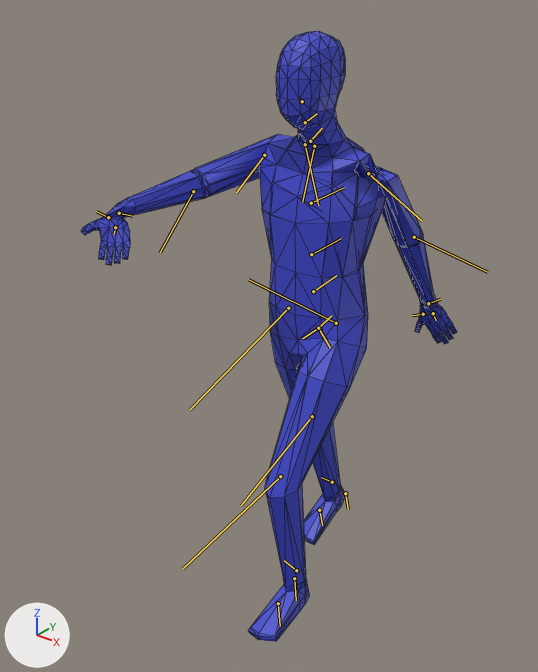
The FBX model DirectX/Resources/Fbx/player/player.fbx, before and after one commit.
One viewpoint serves both versions: a 50 mm lens placed at (1.32, -1.911, 1.917), pointed at (-0.052, -0.196, 0.854). Lighting does not change. The marker at lower left points along +X, +Y and +Z. Both versions are drawn at frame 40 of the action 'Run.001'; the numbers are the values there. The bones that bend it are drawn over the model as lines. Mesh edges are drawn as thin lines.

In view in the first picture: 'BaseHuman'.
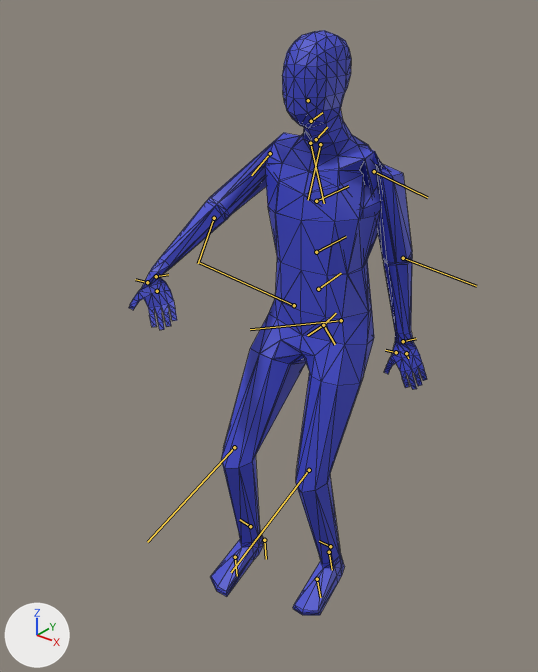
The change in detail:
Bone 'spine' (bone_spine) moves from (0.0, -0.083, -0.175) to (0.0, -0.055, -0.182).
Bone 'upper_arm.L' (bone_upper_arm_l) turns from (70, -35, 129) to (72, -37, 107) degrees about its own x, y and z.
Bone 'upper_arm.R' (bone_upper_arm_r) turns from (86, -42, 0) to (87, -38, -24) degrees about its own x, y and z.
Bone 'thigh.L' (bone_thigh_l) turns from (-29, 0, 0) to (-14, 0, -4) degrees about its own x, y and z.
Bone 'shin.L' (bone_shin_l) turns from (33, 1, 3) to (26, 2, 3) degrees about its own x, y and z.
Bone 'thigh.R' (bone_thigh_r) turns from (21, 1, -1) to (-28, -3, 2) degrees about its own x, y and z.
Bone 'shin.R' (bone_shin_r) turns from (-4, -1, 3) to (37, 2, -5) degrees about its own x, y and z.

What differs and where, as boxes [x1, y1, x2, y2] in the pictures (538 x 672 px):
'BaseHuman', posed (21% narrower): before [81, 31, 457, 642]; after [129, 30, 427, 615]
bone 'spine', root to tip: before (318, 328) to (331, 315); after (323, 325) to (336, 313)
bone 'upper_arm.L', root to tip: before (368, 173) to (422, 221); after (374, 171) to (427, 197)
bone 'upper_arm.R', root to tip: before (264, 155) to (236, 192); after (270, 153) to (251, 175)
bone 'thigh.L', root to tip: before (336, 323) to (248, 279); after (341, 320) to (250, 329)
bone 'shin.L', root to tip: before (280, 476) to (183, 568); after (309, 470) to (231, 572)
bone 'thigh.R', root to tip: before (288, 308) to (190, 409); after (294, 305) to (199, 262)
bone 'shin.R', root to tip: before (312, 416) to (241, 505); after (234, 447) to (147, 542)
